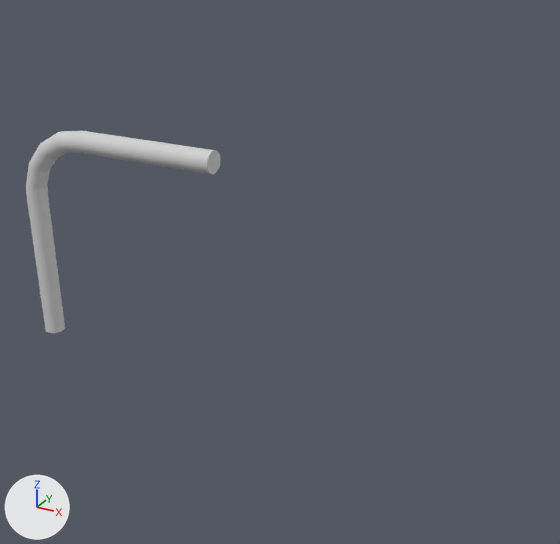
The OBJ model models/object1415.obj: old version first, new version second.
Both versions are drawn from a camera (50 mm lens) standing at (3.17, -6.48, 2.17) and looking at (-0.66, 0.49, -1.31). The axes (+X, +Y, +Z) are drawn at lower left. The lights are the same throughout. Where no turn or scale is listed for an object, it has been applied to the vertices.

Before the edit, the objects in view are built like this:
```python
me_object1415 = bpy.data.meshes.new('object1415')
me_object1415.from_pydata(...)  # 1152 vertices, 2300 faces; spans x -3.87..-1.17, y -0.12..0.12, z -2.58..0.12
me_object1415.materials.append(mat_material_007)  # light grey #d1d1d1
ob_object1415 = bpy.data.objects.new('object1415', me_object1415)
ob_object1415.location = (0.0, 0.0, 0.0)
```
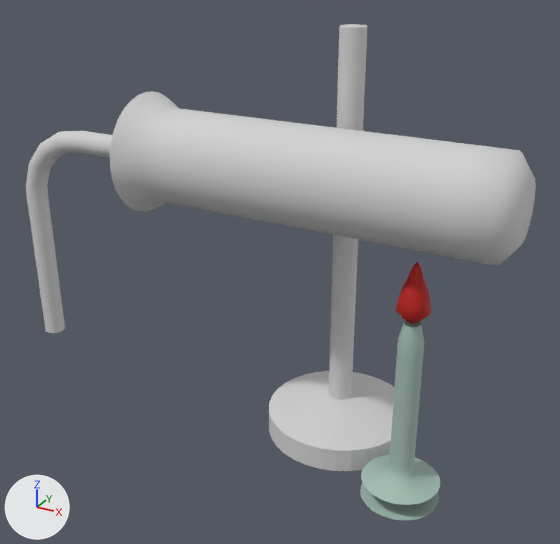
What the commit changed:
Material 'Material.001' (mat_material_001) is new.
Its base color is (0.512, 0.00987, 0.00601) (red #be1912).
Its roughness is 0.696.
Material 'Material.002' (mat_material_002) is new.
Its base color is (0.64, 0.64, 0.64) (light grey #d1d1d1).
Its roughness is 0.69.
Material 'Material.005' (mat_material_005) is new.
Its base color is (0.64, 0.64, 0.64) (light grey #d1d1d1).
Its roughness is 0.69.
Material 'Material' (mat_material) is new.
Its base color is (0.64, 0.64, 0.64) (light grey #d1d1d1).
Its roughness is 0.69.
Material 'Material.003' (mat_material_003) is new.
Its base color is (0.373, 0.512, 0.453) (grey #a4beb3).
Its roughness is 0.696.
me_object1415 is used by ob_object1415; location (0.0, 0.0, 0.0).
me_object1415 had 1152 vertices, 2300 faces and spanned x -3.87..-1.17, y -0.12..0.12, z -2.58..0.12.
me_object1415 now has 3073 vertices, 6002 faces and spans x -3.87..1.99, y -0.64..1.62, z -3.35..1.33.
me_object1415 part 1: a new loose piece of 640 vertices spanning x -0.85..0.85, y -0.08..1.62, z -3.32..1.33, in mat_material_005 (light grey #d1d1d1).
me_object1415 part 2: a new loose piece of 544 vertices spanning x 0.65..1.49, y -0.42..0.42, z -3.15..-1.3, in mat_material_003 (grey #a4beb3).
me_object1415 part 3: a new loose piece of 512 vertices spanning x -1.99..1.99, y -0.64..0.64, z -0.64..0.64.
me_object1415 part 4: a new loose piece of 193 vertices spanning x 0.9..1.24, y -0.17..0.17, z -1.27..-0.65, in mat_material_001 (red #be1912).
me_object1415 part 5: a new loose piece of 32 vertices spanning x 0.65..1.49, y -0.42..0.42, z -3.35, in mat_material_003 (grey #a4beb3).
me_object1415 now uses material mat_material_001 (red #be1912).
me_object1415 now uses material mat_material_005 (light grey #d1d1d1).
me_object1415 now uses material mat_material_003 (grey #a4beb3).
me_object1415 now uses material mat_material_002 (light grey #d1d1d1).
me_object1415 now uses material mat_material (light grey #d1d1d1).

Where the change shows, as pixel boxes [x1, y1, x2, y2] in the pictures (560 x 544 px):
'object1415', reshaped (161% wider, 145% taller): before [26, 131, 221, 333]; after [26, 24, 536, 520]
part 1 of me_object1415, added: after [269, 24, 394, 471]
part 2 of me_object1415, added: after [361, 321, 440, 505]
part 3 of me_object1415, added: after [110, 91, 536, 266]
part 4 of me_object1415, added (red): after [396, 262, 431, 324]
part 5 of me_object1415, added: after [360, 483, 439, 520]
